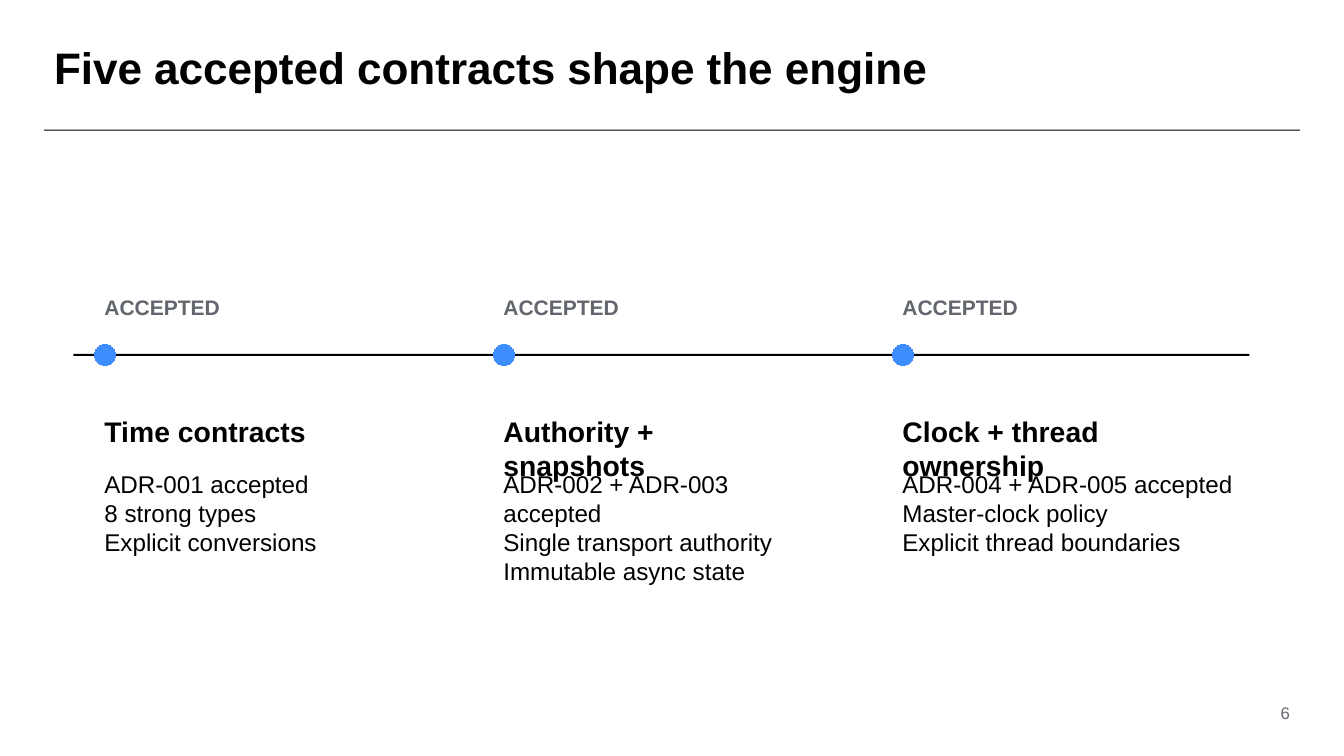
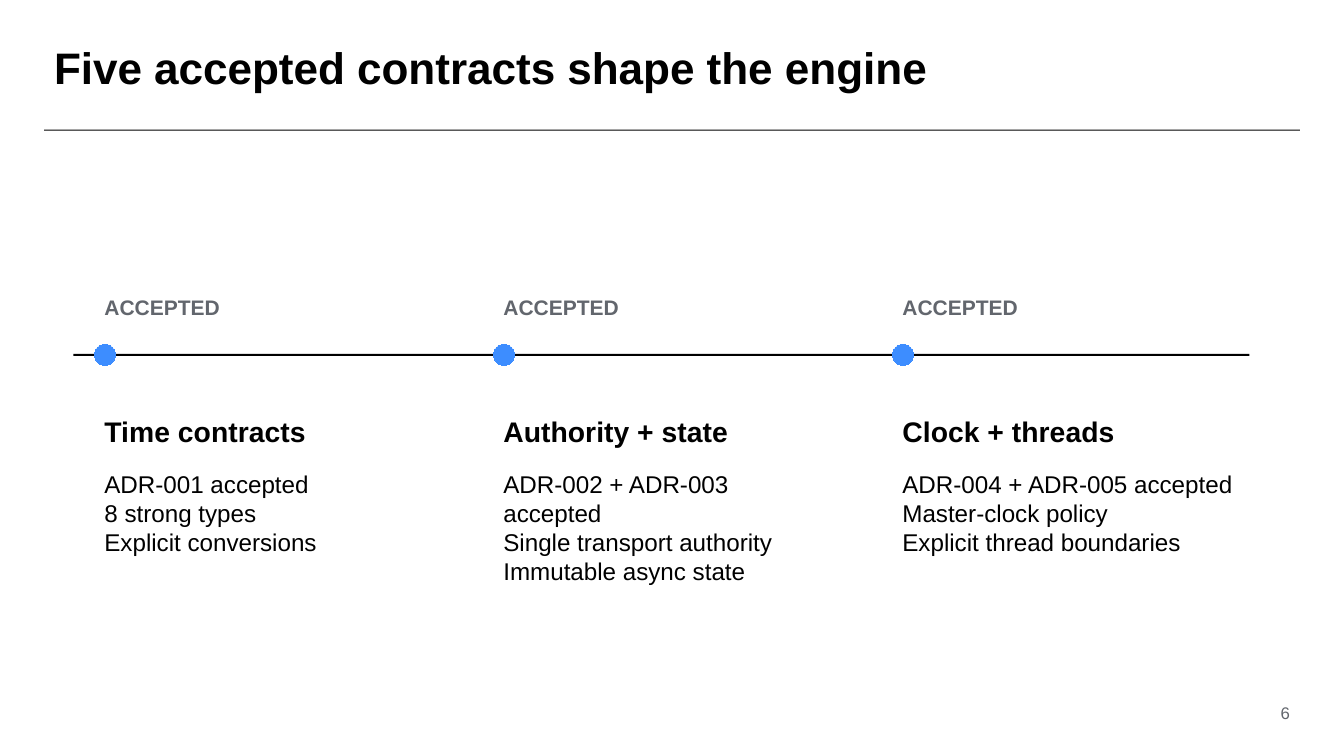
Before and after one commit to alberthsu-cl/qt-Samples, a slide deck: slide 6 of MiniEditorCoexistence/docs/Timeline-Playback-Engine-Learning.pptx. Drawn at 1344x756 pixels with LibreOffice and Linux fonts; fonts in the diff are those of the drawing. Boxes give left, top, right and bottom in pixels: in the first picture for what was removed or moved away, otherwise in the second. Text is boxed around its words. In the diff, an @@ line names an element or a change of style, - is before the commit and + after.

Commit message:
Fix roadmap slide text overlap

```diff
--- a/MiniEditorCoexistence/docs/Timeline-Playback-Engine-Learning.pptx
+++ b/MiniEditorCoexistence/docs/Timeline-Playback-Engine-Learning.pptx
@@ text at [503,421,728,448]: text changed @@
-Authority + snapshots
+Authority + state
@@ text at [902,421,1114,443]: text changed @@
-Clock + thread ownership
+Clock + threads
```
